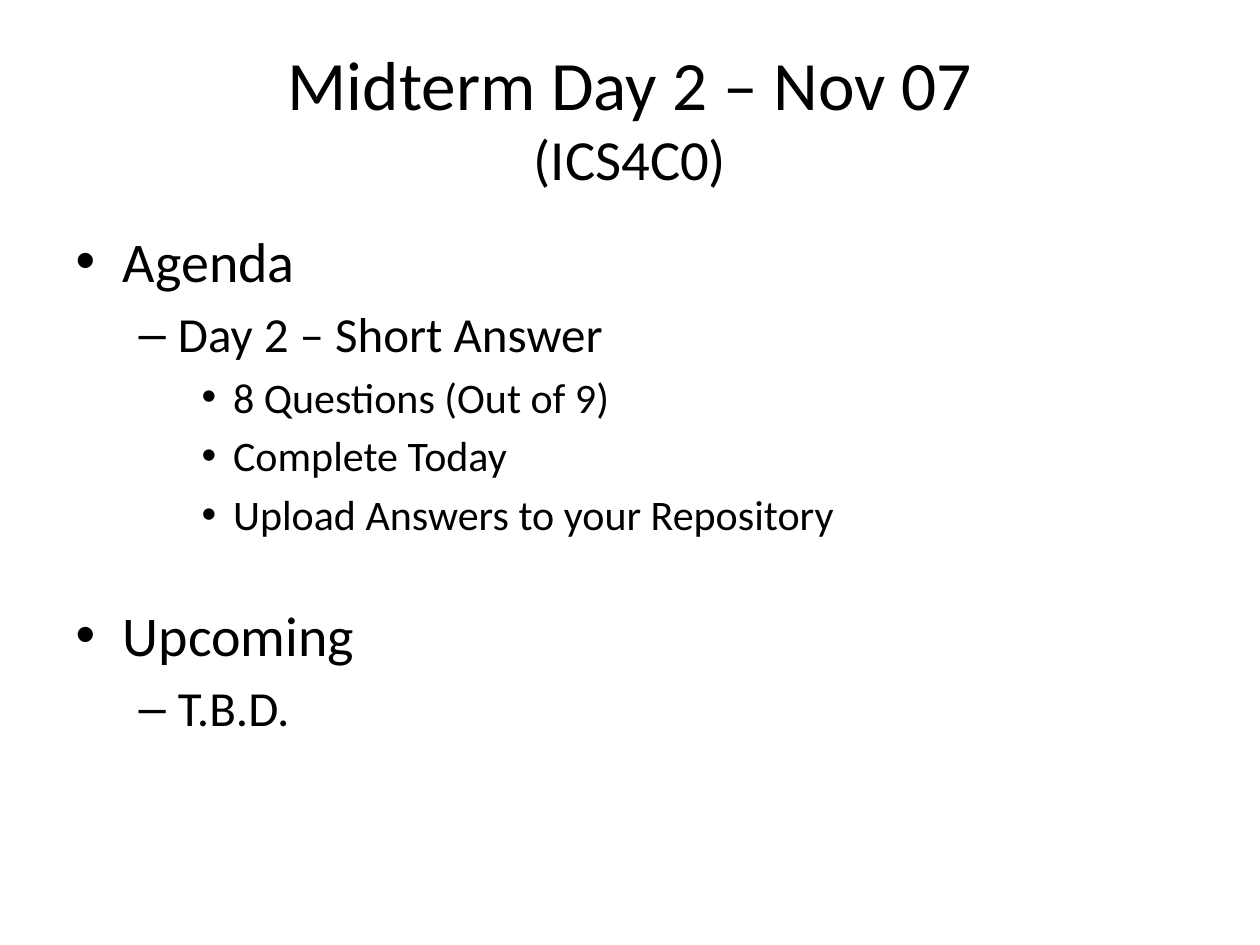
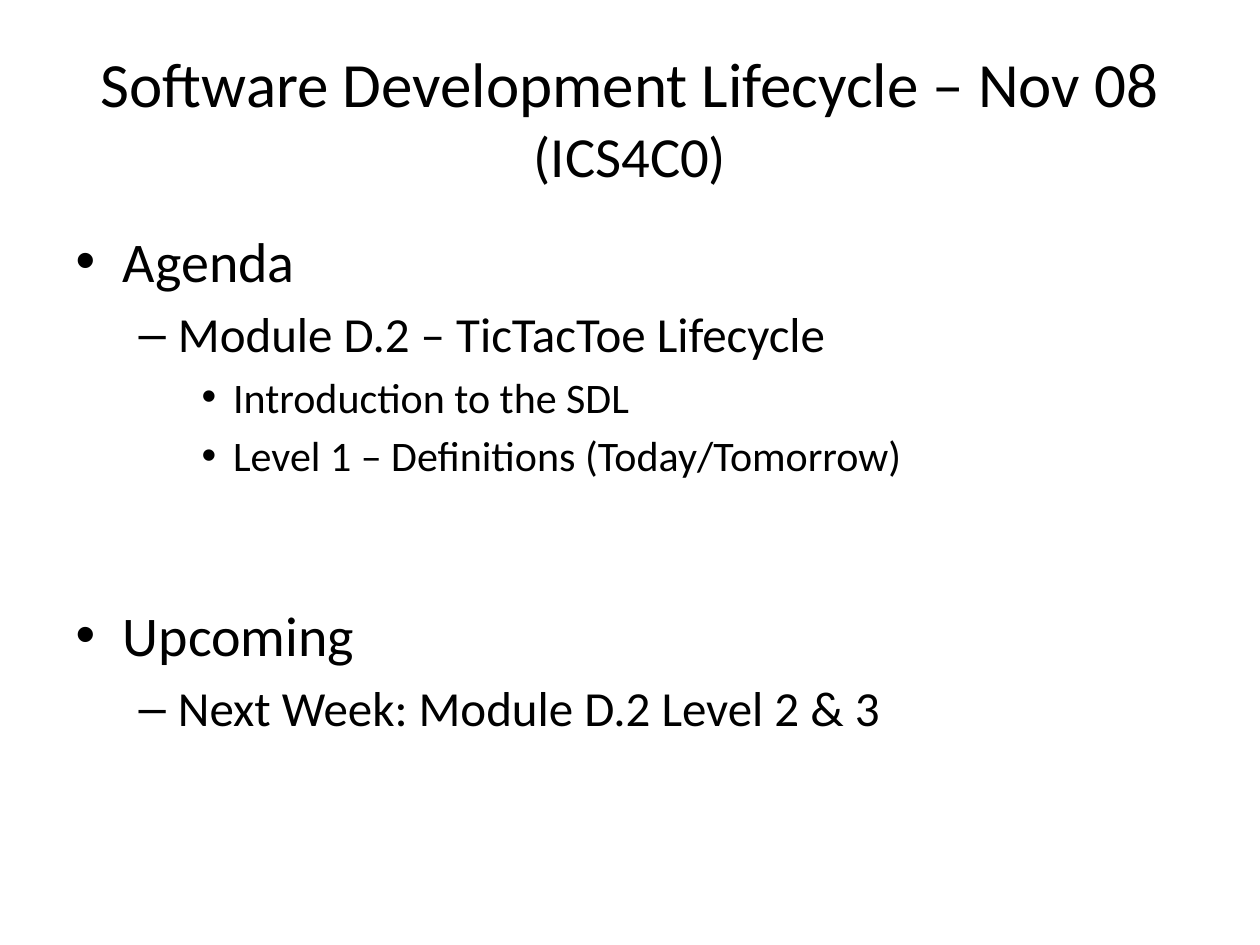
Before and after one commit to Greg5519/Old3C, a slide deck: slide 2 of Daily Agendas/Day10.4_OsConceptMap.pptx. Drawn at 1260x945 pixels with LibreOffice and Linux fonts; fonts in the diff are those of the drawing. Boxes give left, top, right and bottom in pixels: in the first picture for what was removed or moved away, otherwise in the second. Text is boxed around its words. In the diff, an @@ line names an element or a change of style, - is before the commit and + after.

Commit message:
P3 221

```diff
--- a/Daily Agendas/Day10.4_OsConceptMap.pptx
+++ b/Daily Agendas/Day10.4_OsConceptMap.pptx
@@ title at [101,63,1158,185]: text changed; size 39.6 to 36 pt @@
-Midterm Day 2 – Nov 07
-(ICS4C0)
+Software Development Lifecycle – Nov 08
+(ICS4C0)
@@ text at [178,318,901,478]: text changed @@
-  – Day 2 – Short Answer
-    • 8 Questions (Out of 9)
-    • Complete Today
-    • Upload Answers to your Repository
+  – Module D.2 – TicTacToe Lifecycle
+    • Introduction to the SDL
+    • Level 1 – Definitions (Today/Tomorrow)
@@ text at [178,692,880,727]: text changed @@
-  – T.B.D.
+  – Next Week: Module D.2 Level 2 & 3
```
